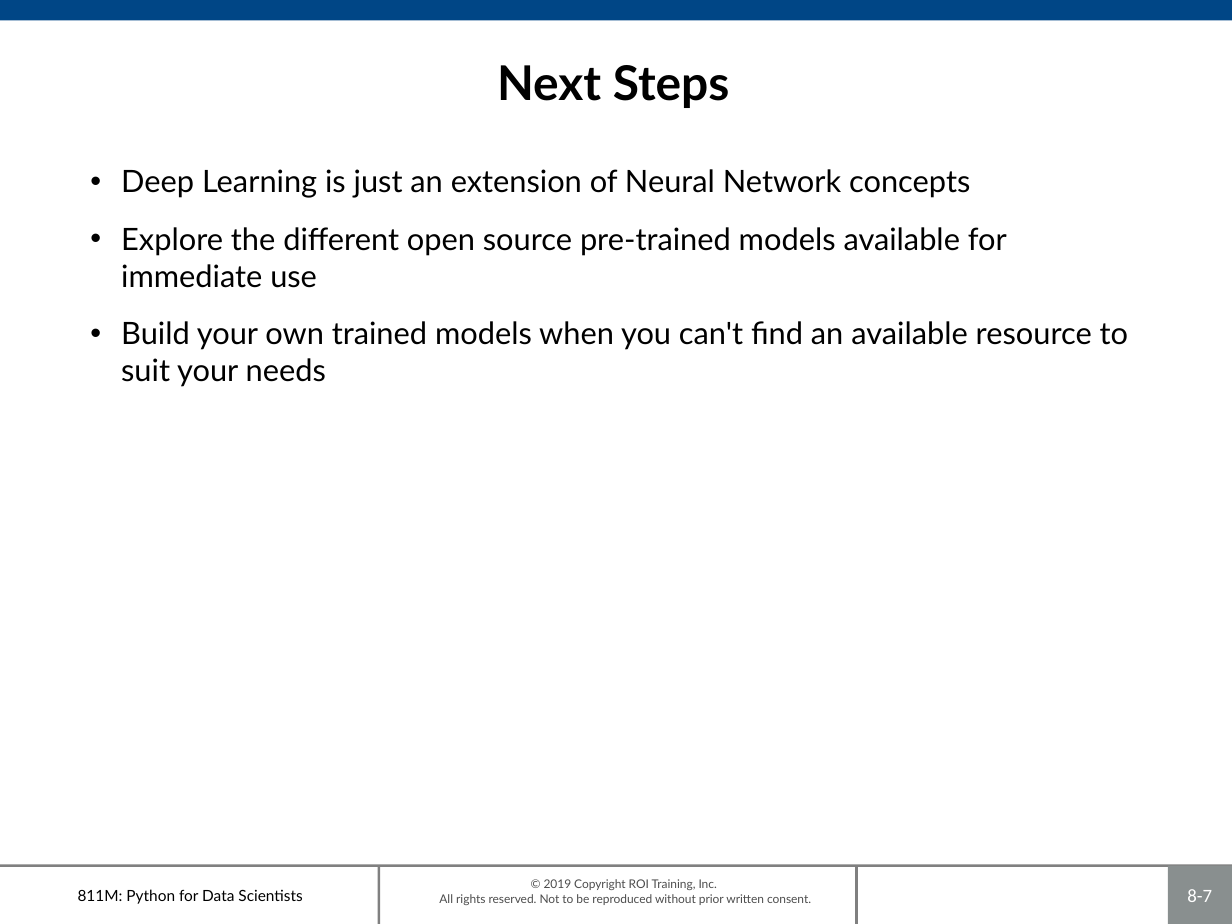
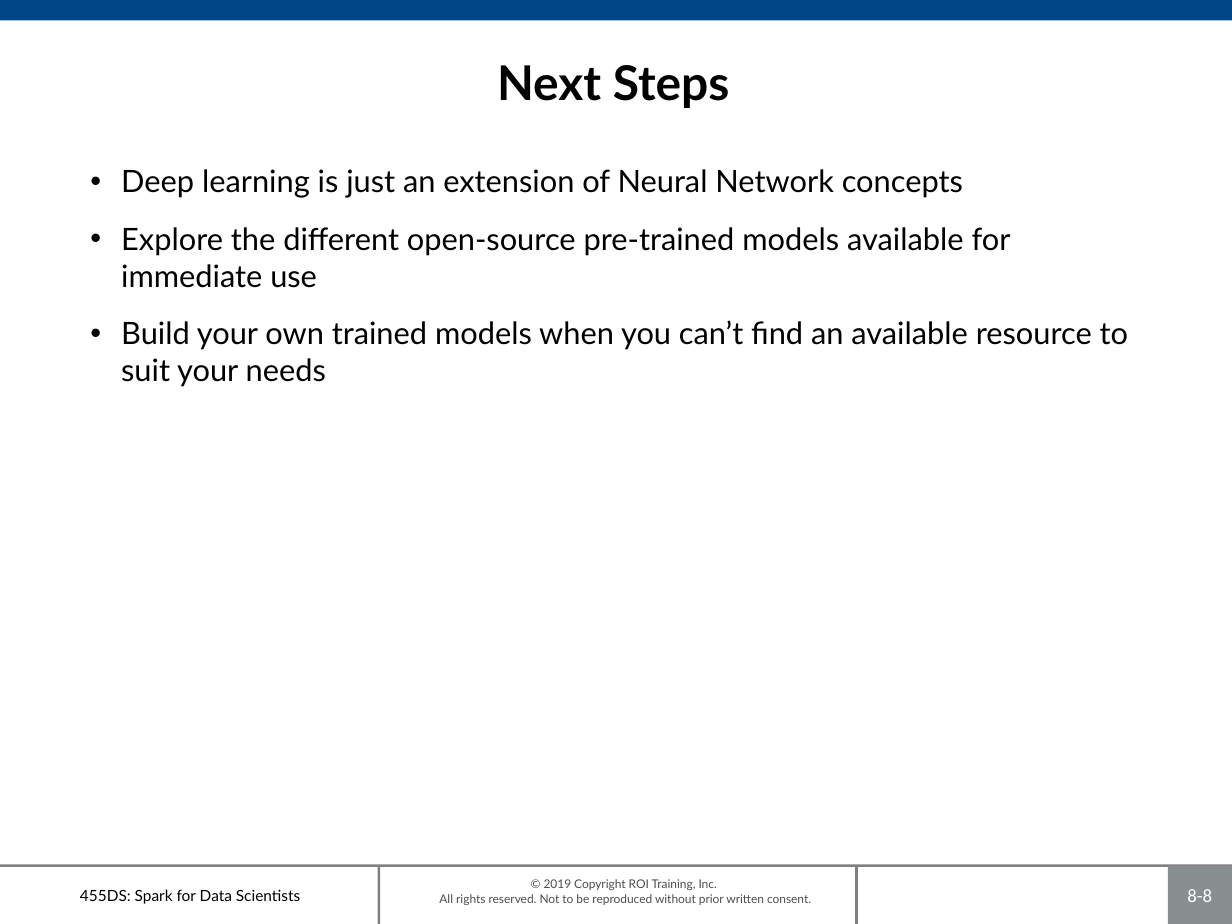
Before and after one commit to roitraining/SparkforDataScientists, a slide deck: slide 8 of 455DS-Ch08_DeepLearning.pptx (slide 7 before the commit). Drawn at 1232x924 pixels with LibreOffice and Linux fonts; fonts in the diff are those of the drawing; background and template pictures are left out. Boxes give left, top, right and bottom in pixels: in the first picture for what was removed or moved away, otherwise in the second. Text is boxed around its words. In the diff, an @@ line names an element or a change of style, - is before the commit and + after.

```diff
--- a/455DS-Ch08_DeepLearning.pptx
+++ b/455DS-Ch08_DeepLearning.pptx
@@ text at (121,169,1128,387): text changed @@
-• Deep Learning is just an extension of Neural Network concepts
-• Explore the different open source pre-trained models available for immediate use
-• Build your own trained models when you can't find an available resource to suit your needs
+• Deep learning is just an extension of Neural Network concepts
+• Explore the different open-source pre-trained models available for immediate use
+• Build your own trained models when you can’t find an available resource to suit your needs
@@ text at (80,889,300,904): text changed @@
-811M: Python for Data Scientists
+455DS: Spark for Data Scientists
@@ page number at (1187,889,1212,902): text changed @@
-8-7
+8-8
```
Also in this commit, not shown: 7 other slides changed, 1 slide added, 10 other files.
